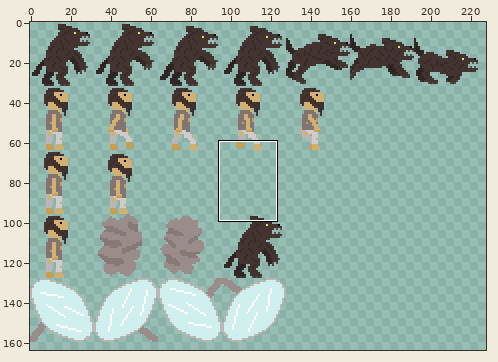
One commit to this sprite sheet: android/assets/spritesheet.png. Above: a wide view before the commit, with the close-up outlined.
Close-up. Old version:
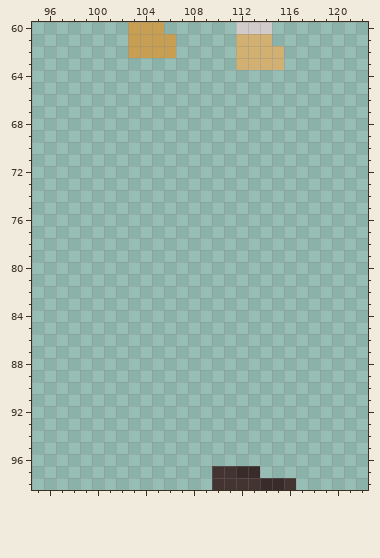
The file is 256x256 pixels. Colours within 5 levels of each other are drawn and written as one. Shown: x 95..122, y 60..98. The wide view leaves out empty margins.
The result:
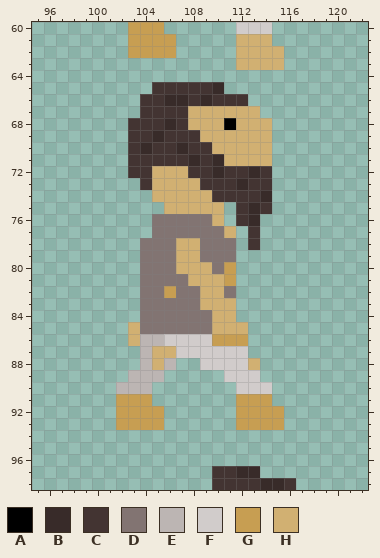
Palette (. is transparent): A #000000  B #382b29  C #433432  D #827472  E #bcb5b3  F #d1cccb  G #c79e52  H #d1b072
Difference:
Changed rows in their new state; - is an unchanged pixel.
first column x 102:
65 ---CCCCCB-----
66 --CCBBCBCCC---
67 --CCCCHHHHHH--
68 -CCCBCHHHAHHH-
69 -CCBCCCHHHHHH-
70 -CBCCBCCHHHHH-
71 -CCCCCBCBHHHH-
72 -CCHHHCCBCCBC-
73 --CHHHHCCCBCC-
74 ---HHHHHCCCCB-
75 ----HHHHH-CBC-
76 ---DDDDDH-CB--
77 ---DDDDDDH-C--
78 --DDDHHDDD-C--
79 --DDDHHDDD----
80 --DDDHHHDG----
81 --DDDDHHHG----
82 --DDGDDHHD----
83 --DDDDDHHH----
84 --DDDDDDHH----
85 -HDDDDDDHHH---
86 -HEEFFFFGGG---
87 --EHHFFFFFF---
88 --EHE--FFFFH--
89 -EEE-----FFF--
90 EEE-------FFF-
91 GGG-------GGG-
92 GGGG------GGGG
93 GGGG------GGGG
Where, in picture pixels (left, top, right, bottom), the same in both close-ups:
added: (116, 82, 284, 430)
